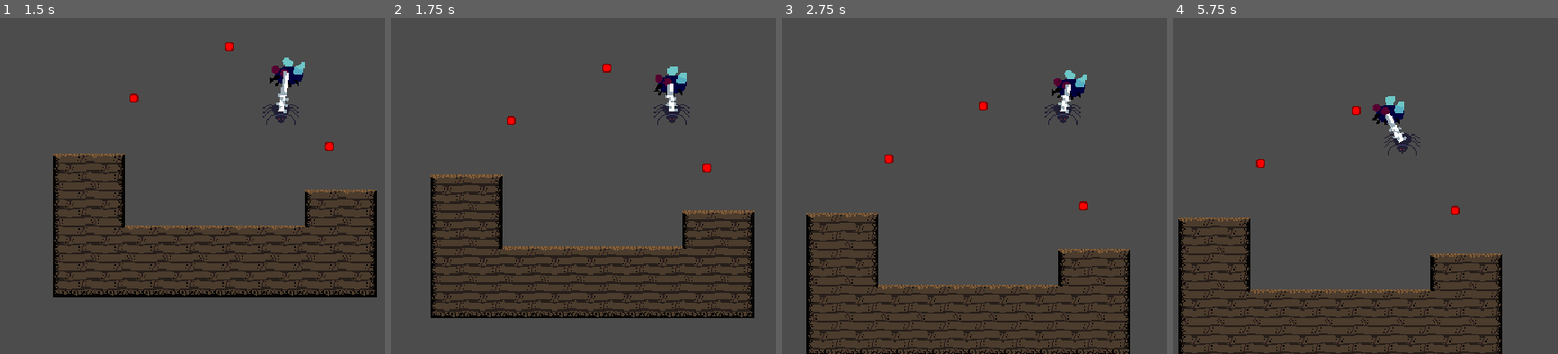
Above: before the commit, frames 1-4 (left to right).
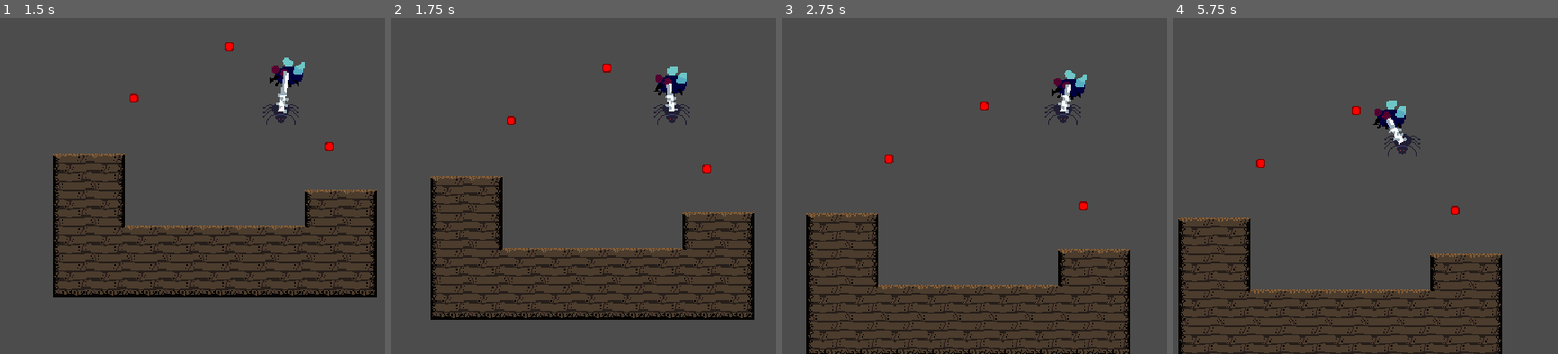
Above: after the commit, the same moments.

Repository: Heckin-Doggo/gmtk-game
Game: Godot game, scene res://levels/TestLevel.tscn
The game is run twice, just before and just after one commit, with the same random seed, the same clock (stepped at 60 frames per second) and the same inputs.
Inputs (mouse positions are in pixels of both pictures, inside the frame that each line leads up to):
- Up to frame 1 (1.5 s): move the mouse to (288, 51) at 0.52 s; click (288, 51) at 0.67 s; move the mouse to (138, 78) at 1.27 s; click (138, 78) at 1.42 s
- Up to frame 2 (1.75 s): no input
- Up to frame 3 (2.75 s): move the mouse to (993, 81) at 2.02 s; click (993, 81) at 2.17 s
- Up to frame 4 (5.75 s): move the mouse to (1473, 206) at 2.77 s; click (1473, 206) at 2.92 s; move the mouse to (1415, 135) at 3.52 s; click (1415, 135) at 3.67 s; move the mouse to (1454, 209) at 4.27 s; click (1454, 209) at 4.42 s; move the mouse to (1419, 152) at 5.02 s; click (1419, 152) at 5.17 s

Frame 1 is identical in both runs. In frame 2, 8.5% of the frame differs, in the area x 10-95%, y 19-90%; in frame 3, less than 0.1%; in frame 4, 0.7%.

Commit message:
small edits to collisions

Diff:
--- a/game/scenes/Peg.tscn
+++ b/game/scenes/Peg.tscn
@@ -22,6 +22,8 @@
 
 [node name="Peg" type="StaticBody2D"]
 input_pickable = true
+collision_layer = 2
+collision_mask = 2
 script = ExtResource( 3 )
 
 [node name="AnimatedSprite" type="AnimatedSprite" parent="."]
--- a/game/scenes/Player.tscn
+++ b/game/scenes/Player.tscn
@@ -5,7 +5,7 @@
 
 [sub_resource type="CapsuleShape2D" id=1]
 radius = 10.5454
-height = 17.4203
+height = 0.0
 
 [node name="Player" type="RigidBody2D"]
 script = ExtResource( 1 )
